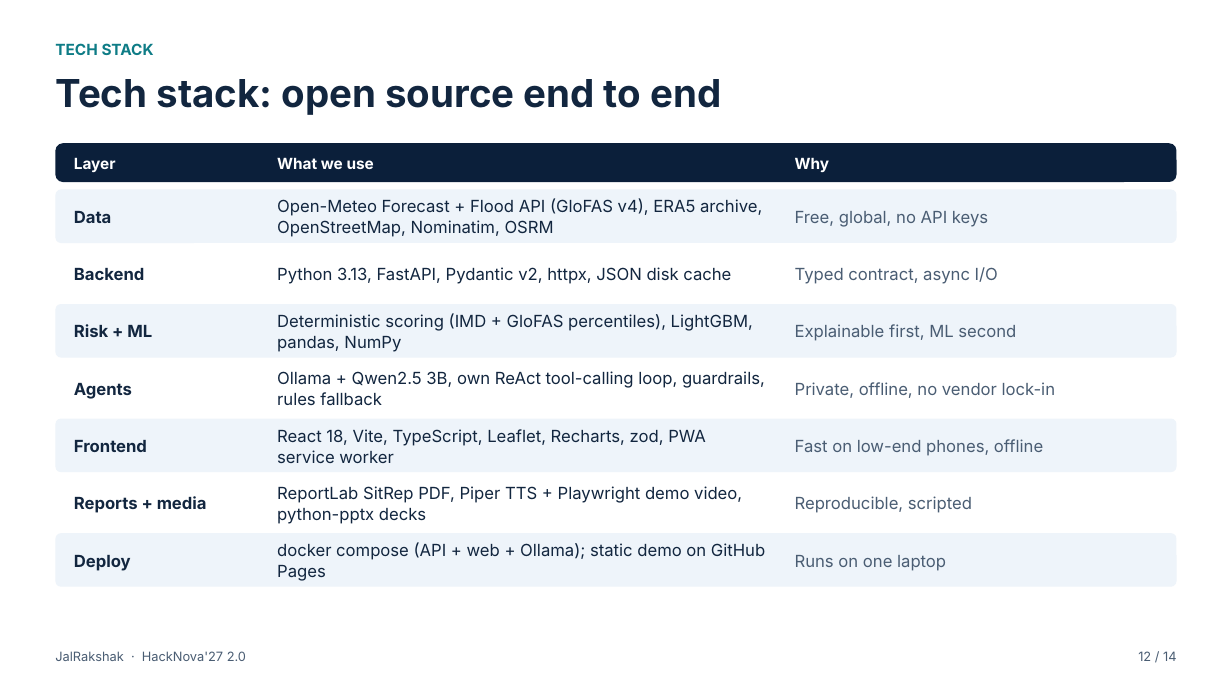
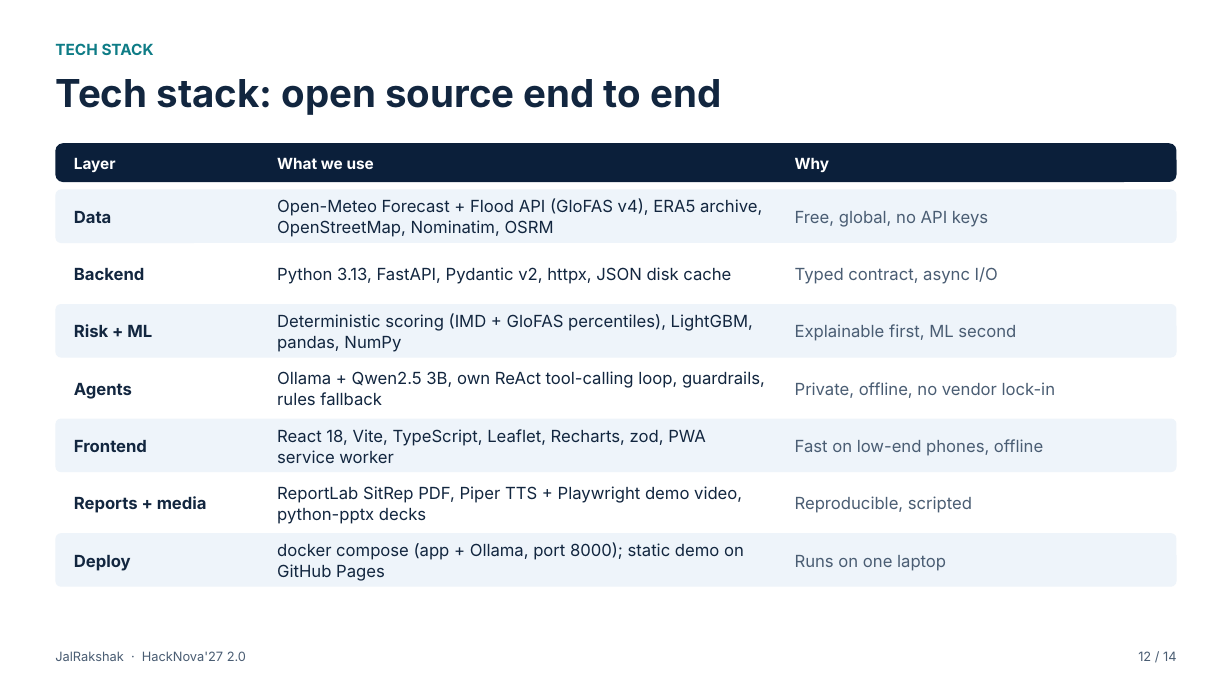
Before and after one commit to madhavzanwar/Jal-rakshak, a slide deck: slide 12 of submission/hacknova-2.0/JalRakshak_HackNova2.pptx. Drawn at 1232x693 pixels with LibreOffice and Linux fonts; fonts in the diff are those of the drawing. Boxes give left, top, right and bottom in pixels: in the first picture for what was removed or moved away, otherwise in the second. Text is boxed around its words. In the diff, an @@ line names an element or a change of style, - is before the commit and + after.

```diff
--- a/submission/hacknova-2.0/JalRakshak_HackNova2.pptx
+++ b/submission/hacknova-2.0/JalRakshak_HackNova2.pptx
@@ text at (x1=277, y1=542, x2=744, y2=581): text changed @@
-docker compose (API + web + Ollama); static demo on GitHub Pages
+docker compose (app + Ollama, port 8000); static demo on GitHub Pages
```
Also in this commit, not shown: 2 other slides changed, 16 other files.
